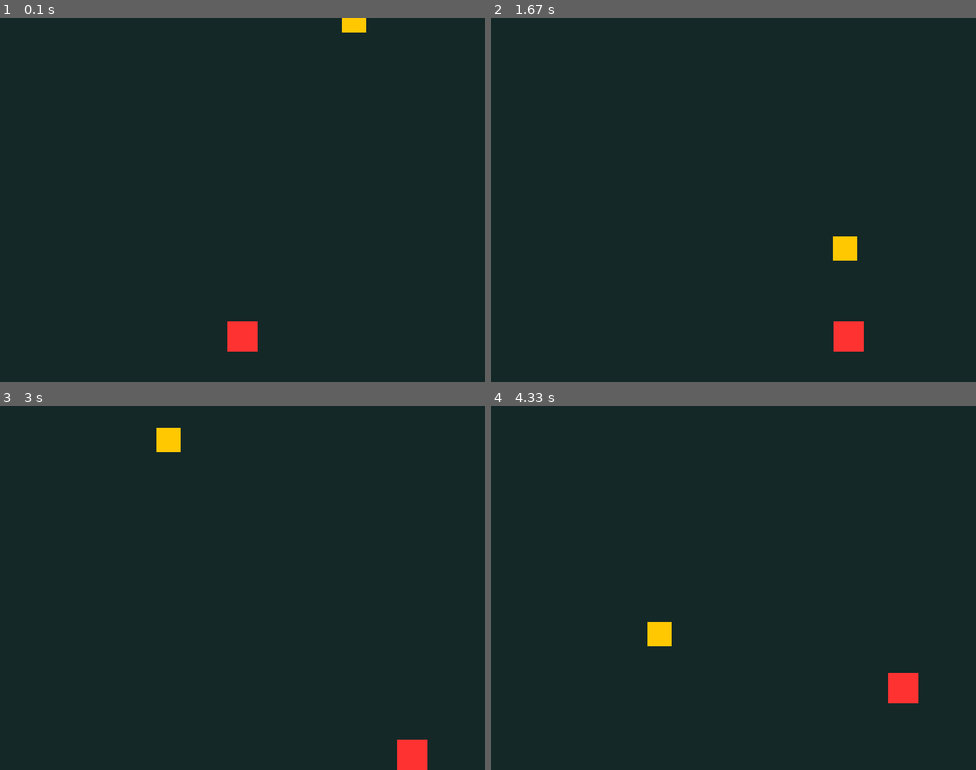
Above: before the commit, frames 1-4 (two rows, left to right).
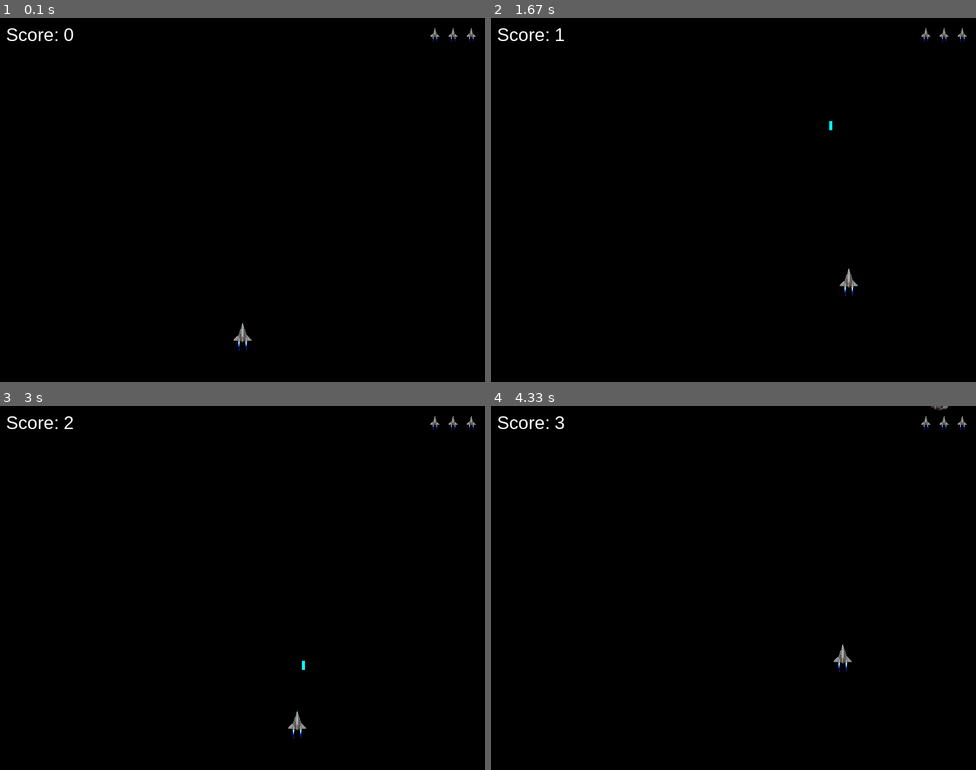
Above: after the commit, the same moments.

Repository: pepaskopec-blip/My-first-PyGame
Game: pygame game, started from main.py
Same seed, same stepped clock (60 frames per second), same inputs: the game is played once before the commit and once after it.
Inputs:
- Up to frame 1 (0.1 s): no input
- Up to frame 2 (1.67 s): tap Space at 0.33, 0.73, 1.03, 1.23, 1.57 s; hold Right 0.67-1.13 s; hold W 1.17-1.47 s; hold Right from 1.5 s (still down)
- Up to frame 3 (3 s): tap Space at 1.87, 2.07, 2.37, 2.63, 2.97 s; release Right at 1.97 s; hold A 2-2.53 s; hold Down 2.57-2.87 s; hold A from 2.9 s (still down)
- Up to frame 4 (4.33 s): tap Space at 3.27, 3.4, 3.8, 4.1 s; release A at 3.3 s; hold Up 3.33-3.7 s; hold D from 3.73 s (still down)

The runs differ from the first frame. In frame 1, 100% of the frame differs, in the area x 0-100%, y 0-100%; in frame 2, 100%; in frame 3, 100%; in frame 4, 100%.

Commit message:
Completed all of the game basics

Diff:
--- a/main.py
+++ b/main.py
@@ -10,15 +10,44 @@
 
 clock = pygame.time.Clock()
 
+# Hráč
 player_x = 375
 player_y = 500
 player_size = 50
 player_speed = 5
 
+# Meteority (seznam)
 meteor_size = 40
-meteor_x = random.randint(0, WIDTH - meteor_size)
-meteor_y = -meteor_size
 meteor_speed = 4
+num_meteors = 4
+
+# Lasery
+lasers = []
+laser_speed = 10
+laser_width = 5
+laser_height = 15
+
+#Načtení a změna velikosti obrázků hráče
+player_img = pygame.image.load("player.png").convert_alpha()
+player_img = pygame.transform.scale(player_img, (player_size, player_size))
+
+meteor_img = pygame.image.load("meteor.png").convert_alpha()
+meteor_img = pygame.transform.scale(meteor_img, (meteor_size, meteor_size))
+
+life_icon = pygame.transform.scale(player_img, (25, 25))
+
+meteors = []
+for i in range(num_meteors):
+    x = random.randint(0, WIDTH - meteor_size)
+    y = random.randint(-500, -meteor_size)  # Začínají v různé výšce nad okny
+    meteors.append(pygame.Rect(x, y, meteor_size, meteor_size))
+
+score = 0
+game_over = False
+
+lives = 3
+
+font = pygame.font.SysFont("Arial", 30)
 
 running = True
 while running:
@@ -26,35 +55,116 @@
         if event.type == pygame.QUIT:
             running = False
 
-    keys = pygame.key.get_pressed()
+        if event.type == pygame.KEYDOWN:
+            if event.key == pygame.K_r and game_over:
+                player_x = 375
+                player_y = 500
+                meteor_speed = 4
+                score = 0
+                lasers = []
 
-    if keys[pygame.K_LEFT] and player_x > 0:
-        player_x -= player_speed
-    if keys[pygame.K_RIGHT] and player_x < WIDTH - player_size:
-        player_x += player_speed
+        if event.type == pygame.KEYDOWN:
+            #Střílení mezerníkem
+            if event.key == pygame.K_SPACE and not game_over:
+                laser_x = player_x + (player_size // 2) - (laser_width // 2)
+                laser_y = player_y
+                lasers.append(
+                    pygame.Rect(laser_x, laser_y, laser_width, laser_height)
+                )
 
-    if keys[pygame.K_UP] and player_y > 0:
-        player_y -= player_speed
-    if keys[pygame.K_DOWN] and player_y < HEIGHT - player_size:
-        player_y += player_speed
+                # Obnovení meteoritů nad obrazovku
+                meteors = []
+                for i in range(num_meteors):
+                    x = random.randint(0, WIDTH - meteor_size)
+                    y = random.randint(-500, -meteor_size)
+                    meteors.append(pygame.Rect(x, y, meteor_size, meteor_size))
 
-    meteor_y += meteor_speed
+                game_over = False
 
-    if meteor_y > HEIGHT:
-        meteor_y = -meteor_size
-        meteor_x = random.randint(
-            0, WIDTH - meteor_size
+    if not game_over:
+        # Ovládání (WASD + šipky)
+        keys = pygame.key.get_pressed()
+        if (keys[pygame.K_LEFT] or keys[pygame.K_a]) and player_x > 0:
+            player_x -= player_speed
+        if (keys[pygame.K_RIGHT] or keys[pygame.K_d]) and player_x < WIDTH - player_size:
+            player_x += player_speed
+        if (keys[pygame.K_UP] or keys[pygame.K_w]) and player_y > 0:
+            player_y -= player_speed
+        if (keys[pygame.K_DOWN] or keys[pygame.K_s]) and player_y < HEIGHT - player_size:
+            player_y += player_speed
+
+        player_rect = pygame.Rect(player_x, player_y, player_size, player_size)
+
+        # Pohyb a kolize pro VŠECHNY meteority ze seznamu
+        for meteor in meteors:
+            meteor.y += meteor_speed
+
+            # Reset meteoritu a přičtení skóre
+            if meteor.y > HEIGHT:
+                meteor.y = -meteor_size
+                meteor.x = random.randint(0, WIDTH - meteor_size)
+                score += 1
+                meteor_speed += 0.1
+
+            # Kolize s hráčem
+            if player_rect.colliderect(meteor):
+                lives -= 1
+                meteor.y = -meteor_size
+                meteor.x = random.randint(0, WIDTH - meteor_size)
+
+                if lives <= 0:
+                    game_over = True
+
+            for laser in lasers[:]:
+                laser.y -= laser_speed
+                if laser.y < -laser_height:
+                    lasers.remove(laser)
+
+            for laser in lasers[:]:
+                for meteor in meteors:
+                    if laser.colliderect(meteor):
+                        score += 1
+                        meteor_speed += 0.05
+
+                        meteor.y = -meteor_size
+                        meteor.x = random.randint(0, WIDTH - meteor_size)
+
+                        if laser in lasers:
+                            lasers.remove(laser)
+                            break
+
+    # --- VYKRESLOVÁNÍ ---
+    screen.fill((0, 0, 0))
+
+    if not game_over:
+        # 1. Kreslení obrázku hráče
+        screen.blit(player_img, (player_x, player_y))
+
+        # 2. Kreslení všech obrázků meteoritů
+        for meteor in meteors:
+            screen.blit(meteor_img, meteor)
+
+        # 3. Kreslení skóre
+        score_text = font.render(f"Score: {score}", True, (255, 255, 255))
+        screen.blit(score_text, (10, 10))
+
+        # 4. Kreslení ikonek životů
+        for i in range (lives):
+            screen.blit(life_icon, (WIDTH - 35 - (i * 30), 15))
+
+        # 5. Kreslení laserů
+        for laser in lasers:
+            pygame.draw.rect(screen, (0, 255, 255), laser)
+    else:
+        game_over_text = font.render(
+            f"GAME OVER! Score: {score}", True, (255, 50, 50)
         )
+        screen.blit(game_over_text, (WIDTH // 2 - 140, HEIGHT // 2 - 40))
 
-    screen.fill((20,40,40))
-
-    pygame.draw.rect(
-        screen, (255, 50, 50), (player_x, player_y, player_size, player_size)
-    )
-
-    pygame.draw.rect(
-        screen, (255, 200, 0), (meteor_x, meteor_y, meteor_size, meteor_size)
-    )
+        game_over_text = font.render(
+            f"Press 'R' to restart", True, (255, 50, 50)
+        )
+        screen.blit(game_over_text, (WIDTH // 2 - 115, HEIGHT // 2 - 0))
 
     pygame.display.flip()
     clock.tick(60)
Binary file added: meteor.png
Binary file added: player.png
